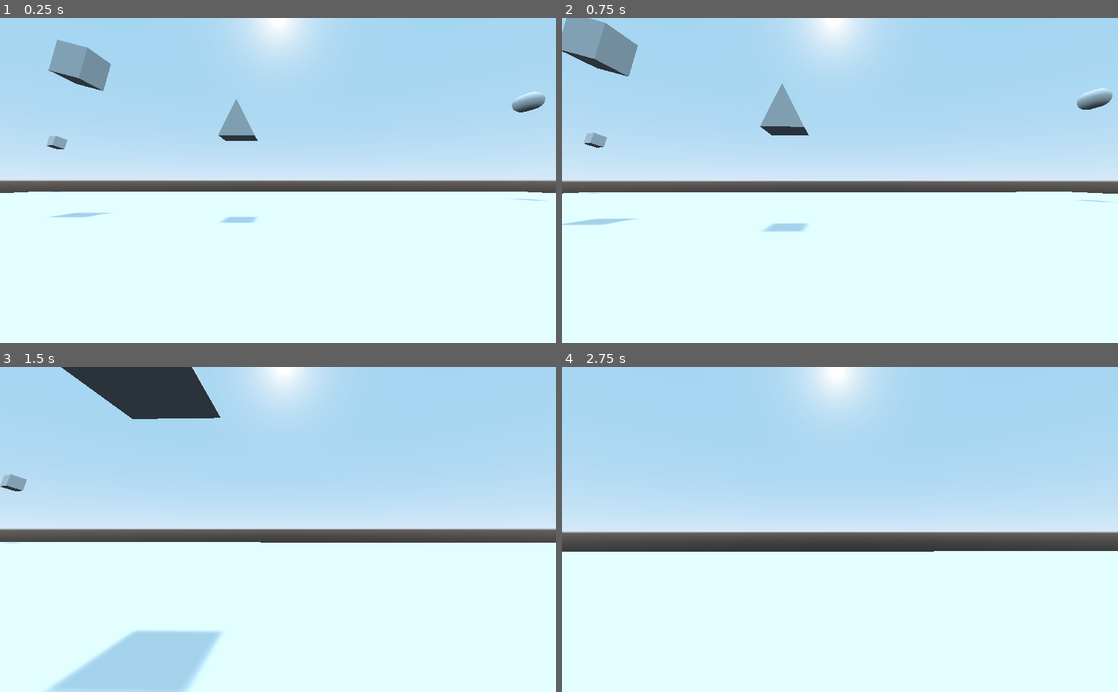
Above: before the commit, frames 1-4 (two rows, left to right).
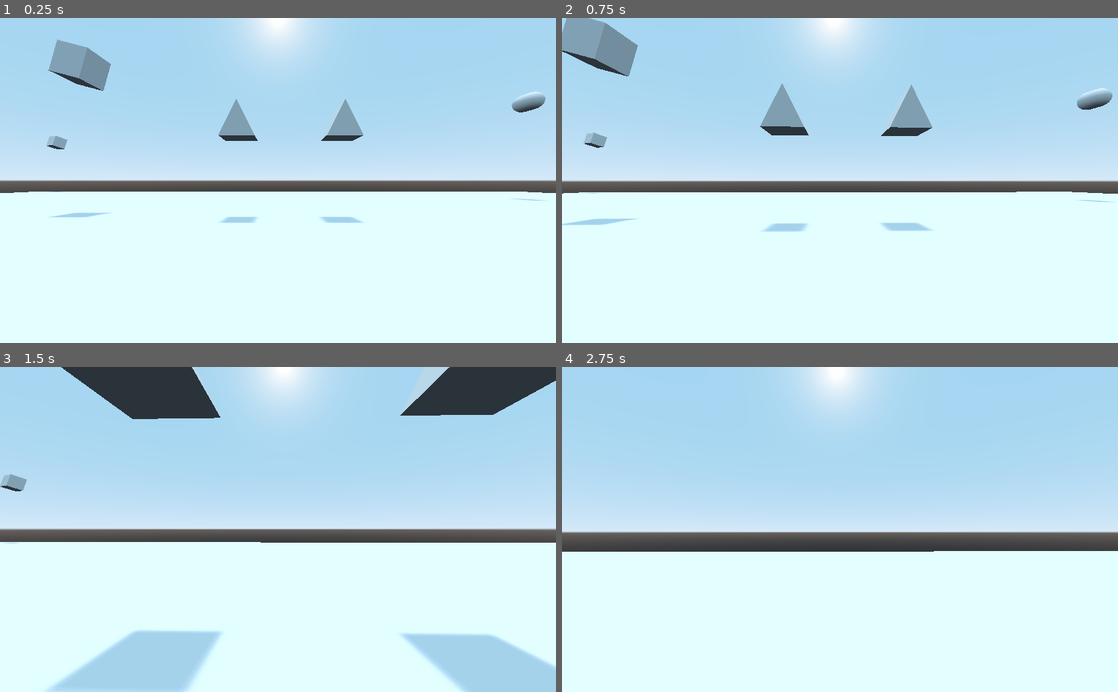
Above: after the commit, the same moments.

Repository: miguel-respaldo/p2022-rv
Game: Godot game, scene res://nivel.tscn
Same seed, same stepped clock (60 frames per second), same inputs: the game is played once before the commit and once after it.
Inputs (mouse positions are in pixels of both pictures, inside the frame that each line leads up to):
- Up to frame 1 (0.25 s): no input
- Up to frame 2 (0.75 s): tap Enter at 0.5 s; move the mouse to (867, 180) at 0.52 s; hold Up (ui_up) from 0.53 s (still down)
- Up to frame 3 (1.5 s): keep holding Up (ui_up); move the mouse to (250, 529) at 1.27 s
- Up to frame 4 (2.75 s): keep holding Up (ui_up); move the mouse to (851, 523) at 2.02 s

The runs differ from the first frame. In frame 1, 0.6% of the frame differs, in the area x 57-66%, y 25-64%; in frame 2, 0.9%; in frame 3, 6.3%, in the area x 72-100%, y 0-100%; in frame 4, nothing differs.

Commit message:
Cambio marcos

Diff:
--- a/0305/camara-en-primera-persona/nivel.tscn
+++ b/0305/camara-en-primera-persona/nivel.tscn
@@ -45,7 +45,12 @@
 
 [node name="MeshInstance" type="MeshInstance" parent="Cubos"]
 transform = Transform( 1, 0, 0, 0, 1, 0, 0, 0, 1, -2.26951, 5.87702, -14.1423 )
-mesh = SubResource( 1 )
+mesh = SubResource( 3 )
+material/0 = null
+
+[node name="MeshInstance2" type="MeshInstance" parent="Cubos"]
+transform = Transform( 1, 0, 0, 0, 1, 0, 0, 0, 1, 3.66834, 5.87702, -14.1423 )
+mesh = SubResource( 3 )
 material/0 = null
 
 [node name="MeshInstancePedro" type="MeshInstance" parent="Cubos"]
Not shown: 1 places in 0305/camara-en-primera-persona/nivel.tscn that only renumber resources
